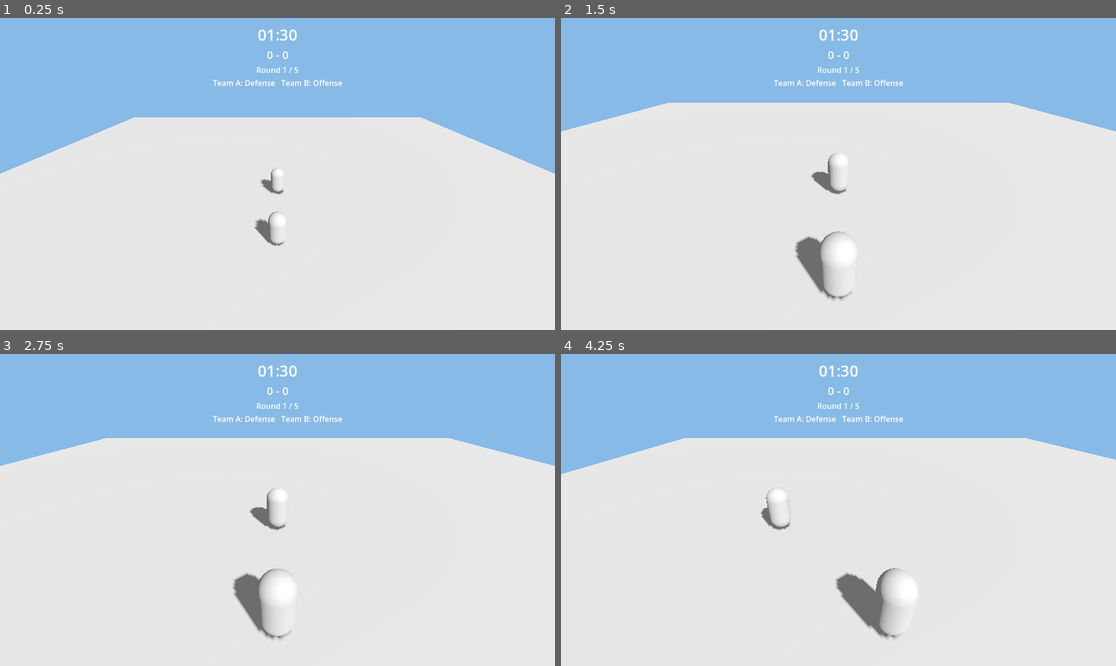
Above: before the commit, frames 1-4 (two rows, left to right).
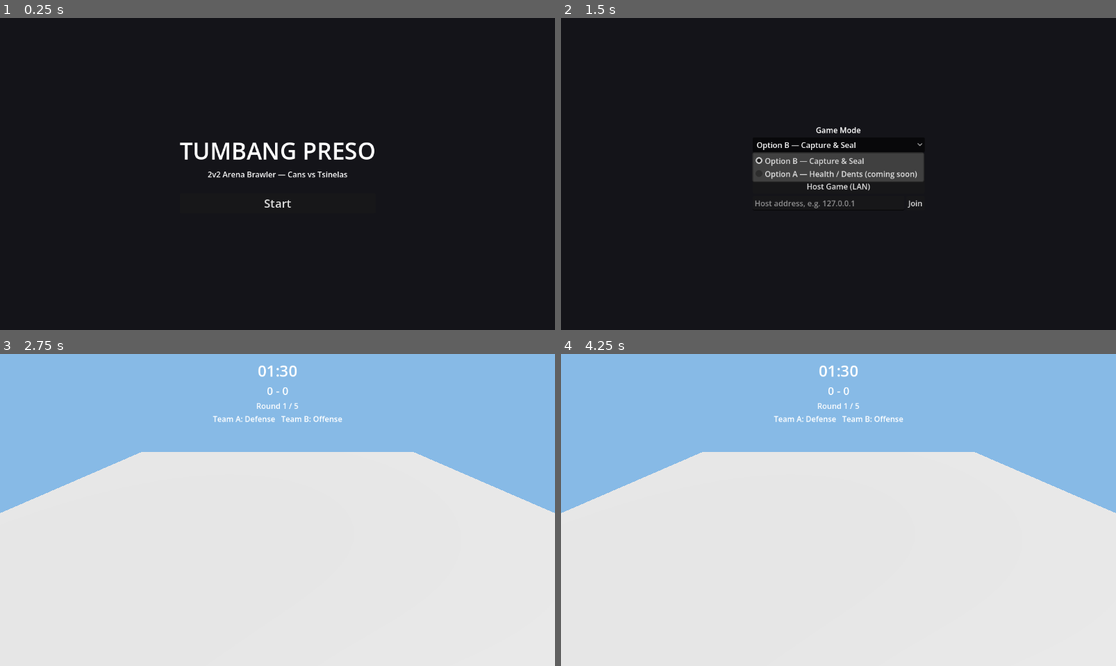
Above: after the commit, the same moments.

Repository: DOST-GameDEV/DOST-GameDev
Game: Godot game, scene res://scenes/ui/MainMenu.tscn
Same seed, same stepped clock (60 frames per second), same inputs: the game is played once before the commit and once after it. Before the commit the project starts from res://scenes/main/Main.tscn.
Inputs (mouse positions are in pixels of both pictures, inside the frame that each line leads up to):
- Up to frame 1 (0.25 s): no input
- Up to frame 2 (1.5 s): click (838, 202) at 0.5 s, where only the run after the commit has a clickable "Start"; click (838, 145) at 1.25 s, where only the run after the commit has a clickable "Option B — Capture & Seal"
- Up to frame 3 (2.75 s): click (277, 522) at 2 s, where only the run after the commit has a clickable "Host Game (LAN)"
- Up to frame 4 (4.25 s): tap Enter at 2.75 s; tap Left (move_left_p2) at 2.85, 3.6 s; hold A (move_left_p1) from 3.53 s (still down)

The runs differ from the first frame. In frame 1, 100% of the frame differs, in the area x 0-100%, y 0-100%; in frame 2, 100%; in frame 3, 9.1%; in frame 4, 9.2%.
Error after the commit: Invalid access to property or key 'global_position' on a base object of type 'previously freed'. (res://scripts/systems/arena_camera.gd:45)

Commit message:
Real 2v2 team assignment, main menu/lobby, mode-switch scaffold
- main.gd: fixed Team A/B assignment (2 peers per team) replacing the
  join-order Can/Tsinelas alternation; is_can recomputed for every
  character each round from team + MatchManager.team_a_is_can, no RPC
  needed since both are already known on every peer. RoundManager's
  tracked-Cans list rebuilt each round to match.
- MatchManager.begin_next_round() now actually gets called for networked
  matches (was only wired for local single-PC play before).
- New MainMenu.tscn/main_menu.gd: title screen ("TUMBANG PRESO" + Start),
  then Local/Host/Join + a game-mode picker. New GameLaunch autoload hands
  the choice off to Main.tscn; old --host/--join cmdline flow still works
  standalone for Debug > Run Multiple Instances.
- GameLaunch.game_mode is a real switch (Option A / Option B) but Option A
  has no rules implemented yet — round_manager.gd runs the Option B
  testbed regardless for now, documented inline.
- docs/Handoff_Session6.md written up.

Diff:
--- a/project.godot
+++ b/project.godot
@@ -12,7 +12,7 @@
 
 config/name="Tumbang Laro"
 config/description="2v2 arena brawler — Cans vs Tsinelas. Built for Gear Up NCR — Esports Game Dev Challenge."
-run/main_scene="res://scenes/main/Main.tscn"
+run/main_scene="res://scenes/ui/MainMenu.tscn"
 config/features=PackedStringArray("4.7", "Forward Plus")
 config/icon="res://icon.svg"
 
@@ -94,6 +94,7 @@
 RoundManager="*res://scripts/systems/round_manager.gd"
 MatchManager="*res://scripts/systems/match_manager.gd"
 NetworkManager="*res://scripts/systems/network_manager.gd"
+GameLaunch="*res://scripts/systems/game_launch.gd"
 
 [rendering]
 
--- /dev/null
+++ b/scenes/ui/MainMenu.tscn
@@ -0,0 +1,110 @@
+[gd_scene load_steps=2 format=3 uid="uid://bqk3n7x9m1p2s"]
+
+[ext_resource type="Script" path="res://scripts/ui/main_menu.gd" id="1"]
+
+[node name="MainMenu" type="Control"]
+layout_mode=3
+anchors_preset=15
+anchor_right=1.0
+anchor_bottom=1.0
+script=ExtResource("1")
+
+[node name="Background" type="ColorRect" parent="."]
+layout_mode=1
+anchors_preset=15
+anchor_right=1.0
+anchor_bottom=1.0
+color=Color(0.08, 0.08, 0.1, 1)
+mouse_filter=2
+
+[node name="TitleScreen" type="VBoxContainer" parent="."]
+unique_name_in_owner=true
+layout_mode=1
+anchors_preset=8
+anchor_left=0.5
+anchor_top=0.5
+anchor_right=0.5
+anchor_bottom=0.5
+offset_left=-200.0
+offset_top=-80.0
+offset_right=200.0
+offset_bottom=80.0
+alignment=1
+
+[node name="TitleLabel" type="Label" parent="TitleScreen"]
+layout_mode=2
+horizontal_alignment=1
+theme_override_font_sizes/font_size=48
+text="TUMBANG PRESO"
+
+[node name="SubtitleLabel" type="Label" parent="TitleScreen"]
+layout_mode=2
+horizontal_alignment=1
+text="2v2 Arena Brawler — Cans vs Tsinelas"
+
+[node name="Spacer" type="Control" parent="TitleScreen"]
+layout_mode=2
+custom_minimum_size=Vector2(0, 20)
+
+[node name="StartButton" type="Button" parent="TitleScreen"]
+unique_name_in_owner=true
+layout_mode=2
+theme_override_font_sizes/font_size=24
+text="Start"
+
+[node name="PlayMenu" type="VBoxContainer" parent="."]
+unique_name_in_owner=true
+layout_mode=1
+anchors_preset=8
+anchor_left=0.5
+anchor_top=0.5
+anchor_right=0.5
+anchor_bottom=0.5
+offset_left=-160.0
+offset_top=-150.0
+offset_right=160.0
+offset_bottom=150.0
+alignment=1
+
+[node name="ModeLabel" type="Label" parent="PlayMenu"]
+layout_mode=2
+horizontal_alignment=1
+text="Game Mode"
+
+[node name="GameModeOption" type="OptionButton" parent="PlayMenu"]
+unique_name_in_owner=true
+layout_mode=2
+
+[node name="Spacer1" type="Control" parent="PlayMenu"]
+layout_mode=2
+custom_minimum_size=Vector2(0, 12)
+
+[node name="LocalButton" type="Button" parent="PlayMenu"]
+unique_name_in_owner=true
+layout_mode=2
+text="Local Match (single PC)"
+
+[node name="HostButton" type="Button" parent="PlayMenu"]
+unique_name_in_owner=true
+layout_mode=2
+text="Host Game (LAN)"
+
+[node name="JoinRow" type="HBoxContainer" parent="PlayMenu"]
+layout_mode=2
+
+[node name="JoinAddressEdit" type="LineEdit" parent="PlayMenu/JoinRow"]
+unique_name_in_owner=true
+layout_mode=2
+size_flags_horizontal=3
+placeholder_text="Host address, e.g. 127.0.0.1"
+
+[node name="JoinButton" type="Button" parent="PlayMenu/JoinRow"]
+unique_name_in_owner=true
+layout_mode=2
+text="Join"
+
+[node name="StatusLabel" type="Label" parent="PlayMenu"]
+unique_name_in_owner=true
+layout_mode=2
+horizontal_alignment=1
+autowrap_mode=2
--- a/scripts/main.gd
+++ b/scripts/main.gd
@@ -27,17 +27,34 @@
 ]
 
 var _spawned_peer_ids: Dictionary = {}
+## Session 6: real 2v2 team assignment. peer_id -> 0 (Team A) or 1 (Team B),
+## fixed for the whole match — replaces the old "alternate Can/Tsinelas by
+## join order" 1v1 smoke-test placeholder. First two peers to connect are
+## Team A, next two are Team B (GDD: 2v2, teams swap Attacker/Defender role
+## each round, per-team not per-player).
+var _peer_teams: Dictionary = {}
+var _spawned_characters: Dictionary = {} # peer_id -> CharacterBase
 
 func _ready() -> void:
 	spawner.spawn_function = _build_networked_character
+	MatchManager.round_started.connect(_on_match_round_started)
 
 	var join_target := ""
 	var should_host := false
-	for arg in OS.get_cmdline_user_args():
-		if arg == "--host":
-			should_host = true
-		elif arg.begins_with("--join="):
-			join_target = arg.substr(len("--join="))
+	if GameLaunch.pending_action != "":
+		# Came from MainMenu.tscn (see main_menu.gd) — this takes priority.
+		should_host = GameLaunch.pending_action == "host"
+		if GameLaunch.pending_action == "join":
+			join_target = GameLaunch.pending_join_address
+		GameLaunch.reset() # one-shot; a later replay from the menu sets it fresh
+	else:
+		# Debug > Run Multiple Instances workflow (see docs/Handoff_Session5.md)
+		# still works standalone, without going through the menu at all.
+		for arg in OS.get_cmdline_user_args():
+			if arg == "--host":
+				should_host = true
+			elif arg.begins_with("--join="):
+				join_target = arg.substr(len("--join="))
 
 	if should_host:
 		_start_hosting()
@@ -59,6 +76,10 @@
 	NetworkManager.player_connected.connect(_on_player_connected)
 	NetworkManager.player_disconnected.connect(_on_player_disconnected)
 	_spawn_player(multiplayer.get_unique_id()) # host is player 1
+	# Rough pass: the match begins as soon as the host starts hosting, rather
+	# than waiting for a full 2v2 lobby to fill — matches the "no lobby UI"
+	# state of networking so far. Revisit once MainMenu has a real ready-up.
+	MatchManager.begin_next_round()
 
 func _start_joining(address: String) -> void:
 	_clear_local_test_characters()
@@ -79,18 +100,22 @@
 	if node:
 		node.queue_free()
 	_spawned_peer_ids.erase(peer_id)
+	_peer_teams.erase(peer_id)
+	_spawned_characters.erase(peer_id)
 
 ## Host-only: tells every peer (via MultiplayerSpawner) to construct a
-## character for `peer_id`. Alternates Can/Tsinelas by join order — good
-## enough for a 1v1 network smoke test; real 2v2 team assignment still needs
-## the Attacker/Defender role-swap wiring from the GDD.
+## character for `peer_id`, assigned to a fixed team (2 peers per team, first
+## in gets Team A). Which team is Can vs Tsinelas THIS round comes from
+## MatchManager.team_a_is_can, kept in sync by _on_match_round_started below.
 func _spawn_player(peer_id: int) -> void:
 	if _spawned_peer_ids.has(peer_id):
 		return
 	var index := _spawned_peer_ids.size()
 	_spawned_peer_ids[peer_id] = true
+	var team := index / 2 # 0, 0, 1, 1 for up to MAX_PLAYERS = 4
 	var spawn_pos: Vector3 = SPAWN_POINTS[index % SPAWN_POINTS.size()]
-	spawner.spawn({"peer_id": peer_id, "position": spawn_pos, "is_can": index % 2 == 0})
+	var is_can := (team == 0) == MatchManager.team_a_is_can
+	spawner.spawn({"peer_id": peer_id, "position": spawn_pos, "is_can": is_can, "team": team})
 
 ## Runs on every peer (host and clients) when the spawner replicates a spawn.
 func _build_networked_character(data: Dictionary) -> Node:
@@ -99,12 +124,35 @@
 	character.position = data["position"]
 	character.is_can = data["is_can"]
 	character.set_multiplayer_authority(data["peer_id"])
+	_peer_teams[data["peer_id"]] = data["team"]
+	_spawned_characters[data["peer_id"]] = character
 	if data["peer_id"] == multiplayer.get_unique_id():
 		# This is the character we personally control — DownedFlash should
 		# only ever reflect what's happening to OUR Can, never a teammate's
 		# or an opponent's (GDD Section 6: "clear visual read", per-player).
 		_wire_downed_flash.call_deferred(character)
 	return character
+
+## Fires on every peer identically (host emits locally, clients receive it via
+## MatchManager._sync_round_started — see match_manager.gd) since it's driven
+## by fields (team_a_is_can) that are already synced. No RPC needed here: each
+## peer just recomputes is_can for every spawned character from that
+## character's fixed team, which every peer already knows from spawn data.
+func _on_match_round_started(_round_number: int, _team_a_is_can: bool) -> void:
+	if NetworkManager.is_networked():
+		RoundManager.clear_tracked_cans()
+		for peer_id in _spawned_characters.keys():
+			var character: CharacterBase = _spawned_characters[peer_id]
+			if not is_instance_valid(character):
+				continue
+			var team: int = _peer_teams.get(peer_id, 0)
+			character.is_can = (team == 0) == MatchManager.team_a_is_can
+			if character.is_can:
+				RoundManager.register_can(character)
+	# Local single-PC flow: register_can(can_test_character) already happened
+	# once in _ready() and role-swap isn't wired for that flow (see GDD's
+	# single-PC fallback note) — this just (re)starts the round timer.
+	RoundManager.start_round()
 
 ## Shows/hides the HUD's DownedFlash whenever the given (locally-controlled)
 ## character enters/exits Downed — but only if it's a Can; Tsinelas never
--- /dev/null
+++ b/scripts/systems/game_launch.gd
@@ -0,0 +1,25 @@
+extends Node
+class_name GameLaunchScript
+
+## Autoload singleton "GameLaunch". Session 6.
+##
+## Small handoff point between MainMenu.tscn and Main.tscn: the menu can't
+## pass arguments through change_scene_to_file(), so it stashes the player's
+## choice here first. main.gd reads it on _ready() and falls back to the old
+## `--host` / `--join=<ip>` command-line-args flow (still handy for
+## Debug > Run Multiple Instances) if nothing was set here.
+
+enum GameMode {
+	OPTION_B, ## Capture-the-base + Downed/Seal — the only mode with a real testbed today.
+	OPTION_A, ## Stock/Health (dents) — GDD's other proposal. UI exists to pick it; the
+	          ## actual rules are NOT implemented yet (see round_manager.gd), so selecting
+	          ## it currently just falls back to running Option B underneath.
+}
+
+var pending_action: String = "" ## "", "host", "join", or "local"
+var pending_join_address: String = ""
+var game_mode: GameMode = GameMode.OPTION_B
+
+func reset() -> void:
+	pending_action = ""
+	pending_join_address = ""
--- a/scripts/systems/round_manager.gd
+++ b/scripts/systems/round_manager.gd
@@ -19,6 +19,12 @@
 var time_left: float = ROUND_TIME
 var round_active: bool = false
 
+## Session 6: MainMenu now lets the player pick GameLaunch.game_mode
+## (OPTION_A / OPTION_B) before a match starts — see game_launch.gd. Option A
+## (stock/health/dents) still has no rules implemented, so regardless of which
+## mode gets picked, this Option B testbed is what actually decides round wins
+## for now. Wire an Option A implementation here (or a sibling system) and
+## branch on GameLaunch.game_mode once it exists.
 ## --- Option B testbed (all Cans Sealed = Slippers win) ---------------------------
 ## Not auto-populated on its own — call register_can() for whichever characters are
 ## playing Can this round (see scripts/main.gd for a working example). Deliberately
--- a/scripts/ui/hud.gd
+++ b/scripts/ui/hud.gd
@@ -27,7 +27,6 @@
 		"Defense" if team_a_is_can else "Offense",
 		"Offense" if team_a_is_can else "Defense",
 	]
-	RoundManager.start_round()
 
 func _on_match_won(winning_team: int) -> void:
 	round_label.text = "Team %s wins the match!" % ("A" if winning_team == 0 else "B")
--- /dev/null
+++ b/scripts/ui/main_menu.gd
@@ -0,0 +1,65 @@
+extends Control
+class_name MainMenu
+
+## Session 6: the game's actual entry point now (see project.godot
+## run/main_scene). Two panels in one Control, swapped via visibility:
+## - TitleScreen: name of the game + a single "Start" button.
+## - PlayMenu: Local / Host / Join (with an address field) + a game-mode
+##   picker (see game_launch.gd). Picking Host or Join hands off to
+##   Main.tscn via GameLaunch, exactly like the existing `--host` /
+##   `--join=<ip>` command-line flow main.gd already understands.
+
+const MAIN_SCENE_PATH: String = "res://scenes/main/Main.tscn"
+
+@onready var title_screen: Control = %TitleScreen
+@onready var play_menu: Control = %PlayMenu
+@onready var start_button: Button = %StartButton
+@onready var local_button: Button = %LocalButton
+@onready var host_button: Button = %HostButton
+@onready var join_button: Button = %JoinButton
+@onready var join_address_edit: LineEdit = %JoinAddressEdit
+@onready var game_mode_option: OptionButton = %GameModeOption
+@onready var status_label: Label = %StatusLabel
+
+func _ready() -> void:
+	title_screen.visible = true
+	play_menu.visible = false
+	status_label.text = ""
+
+	game_mode_option.clear()
+	game_mode_option.add_item("Option B — Capture & Seal", GameLaunch.GameMode.OPTION_B)
+	game_mode_option.add_item("Option A — Health / Dents (coming soon)", GameLaunch.GameMode.OPTION_A)
+	game_mode_option.select(0)
+	game_mode_option.item_selected.connect(_on_game_mode_selected)
+
+	start_button.pressed.connect(_on_start_pressed)
+	local_button.pressed.connect(_on_local_pressed)
+	host_button.pressed.connect(_on_host_pressed)
+	join_button.pressed.connect(_on_join_pressed)
+
+func _on_start_pressed() -> void:
+	title_screen.visible = false
+	play_menu.visible = true
+
+func _on_game_mode_selected(_index: int) -> void:
+	GameLaunch.game_mode = game_mode_option.get_selected_id() as GameLaunch.GameMode
+
+func _on_local_pressed() -> void:
+	GameLaunch.pending_action = "local"
+	_go_to_match()
+
+func _on_host_pressed() -> void:
+	GameLaunch.pending_action = "host"
+	_go_to_match()
+
+func _on_join_pressed() -> void:
+	var address := join_address_edit.text.strip_edges()
+	if address.is_empty():
+		status_label.text = "Enter a host address first (e.g. 127.0.0.1)."
+		return
+	GameLaunch.pending_action = "join"
+	GameLaunch.pending_join_address = address
+	_go_to_match()
+
+func _go_to_match() -> void:
+	get_tree().change_scene_to_file(MAIN_SCENE_PATH)
Not shown, added: docs/Handoff_Session6.md
